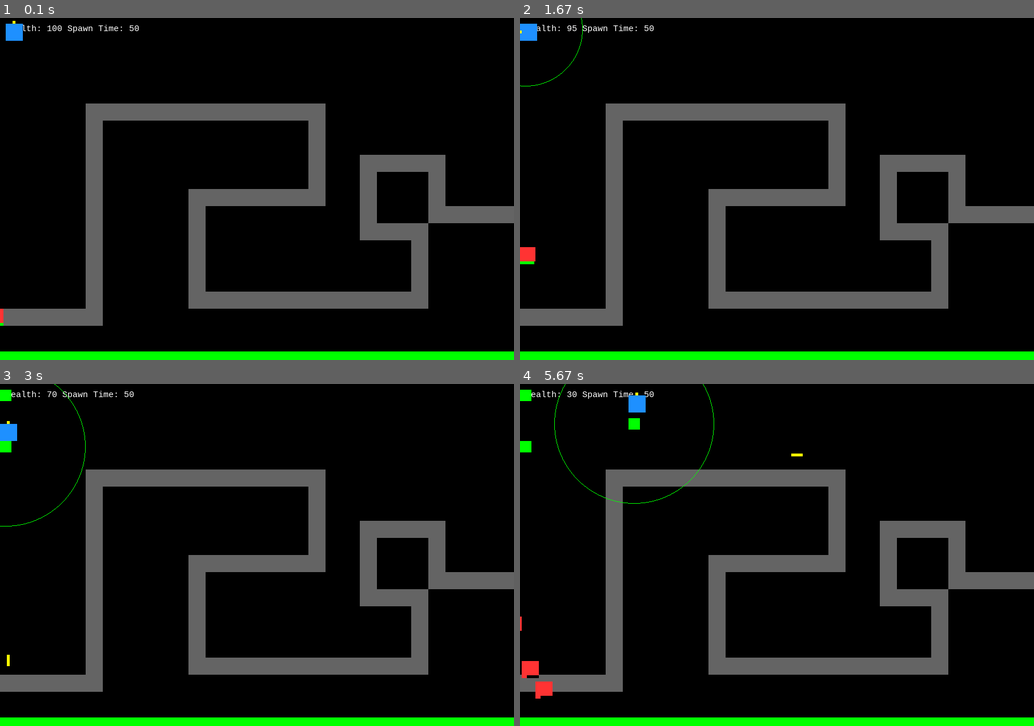
Above: before the commit, frames 1-4 (two rows, left to right).
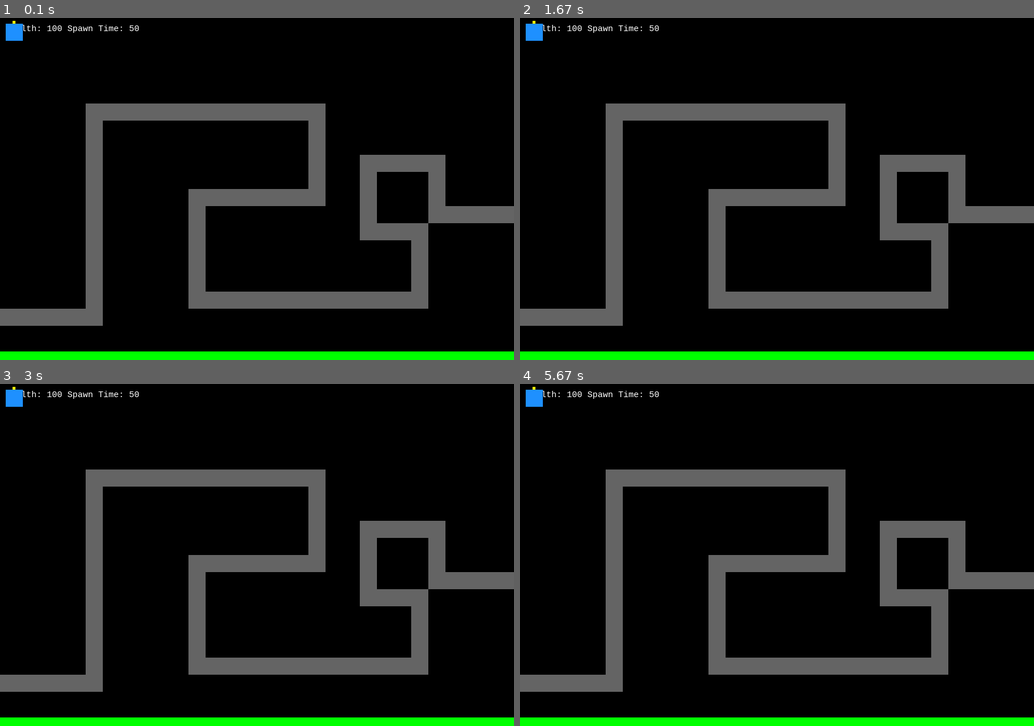
Above: after the commit, the same moments.

Repository: JasZhe/Tower-Defense
Game: pygame game, started from game.py
Same seed, same stepped clock (60 frames per second), same inputs: the game is played once before the commit and once after it.
Inputs:
- Up to frame 1 (0.1 s): no input
- Up to frame 2 (1.67 s): hold W 0.33-0.87 s; hold Left 0.33-0.87 s; tap T at 0.9 s; tap = at 1.23 s; hold Left from 1.57 s (still down); hold A from 1.57 s (still down); tap J at 1.63 s
- Up to frame 3 (3 s): tap J at 1.93, 2.2, 2.53, 2.83, 2.97 s; release Left at 2.1 s; release A at 2.1 s; hold Down 2.13-2.43 s; hold S 2.13-2.43 s; tap Space at 2.28 s; hold Left 2.47-2.87 s; hold A 2.47-2.87 s; tap T at 2.62 s; hold Up from 2.9 s (still down); hold W from 2.9 s (still down)
- Up to frame 4 (5.67 s): release Up at 3.27 s; release W at 3.27 s; hold Right 3.3-3.93 s; hold D 3.3-3.93 s; tap J at 3.37, 3.67, 4.03, 4.43, 4.73, 4.93, 5.23, 5.43 s; tap Space at 3.45, 5.02 s; hold Down 3.97-4.33 s; hold S 3.97-4.33 s; tap T at 4.12, 5.52 s; hold Left 4.37-4.83 s; hold A 4.37-4.83 s; hold Right 4.87-5.33 s; hold D 4.87-5.33 s; hold Up from 5.37 s (still down); hold W from 5.37 s (still down)

The runs differ from the first frame. In frame 1, less than 0.1% of the frame differs, in the area x 0-1%, y 85-90%; in frame 2, 0.5%; in frame 3, 0.7%; in frame 4, 1.1%, in the area x 0-55%, y 0-92%.

Commit message:
added HP bar object to enemies instead of manually drawing them; added debug mode that allows frame by frame cycling fixed some inheritance styling issues

Diff:
--- a/classes.py
+++ b/classes.py
@@ -248,7 +248,7 @@
                     return True
         return False
 
-    # checks if a rectangle in on a corner block
+    # checks if a rectangle is on a corner block
     def on_corner (self, rect, tolerance = 2):
         for corner in self.corners:
             if abs(self.to_pixel(corner)[0] - rect.topleft[0]) < tolerance and \
@@ -275,7 +275,7 @@
 
 class HP_Bar:
     def __init__(self, max_hp = 100, x = 0, y = 0, width = 200, height = 20,
-                colour_high = (0, 255, 0), colour_med = (255, 153, 51), colour_low = (255, 51, 51)):
+                colour_high = (0, 255, 0), colour_med = (255, 153, 51), colour_low = (255, 51, 51), colour_back = (0, 0, 0)):
         self.max_hp = max_hp
         self.hp = max_hp
         self.x = x
@@ -285,6 +285,7 @@
         self.colour_high = colour_high
         self.colour_med = colour_med
         self.colour_low = colour_low
+        self.colour_back = colour_back
 
     def increase_hp(self, value):
         self.hp = min(self.max_hp, self.hp + value)
@@ -314,8 +315,16 @@
     def replenish(self):
         self.set_hp(self.max_hp)
 
-    def draw(self, screen):
-        pygame.draw.rect(screen, (0, 0, 0), [self.x, self.y, self.width, self.height])
+    def draw(self, screen, alt_x = None, alt_y = None):
+        pos_x = self.x
+        pos_y = self.y
+        if alt_x and alt_y:
+            pos_x = alt_x
+            pos_y = alt_y
+
+        print("x:", pos_x)
+        if self.colour_back:
+            pygame.draw.rect(screen, self.colour_back, [pos_x, pos_y, self.width, self.height])
         if not self.is_empty():
             percent = self.percent_hp()
             colour = None
@@ -325,4 +334,5 @@
                 colour = self.colour_med
             else:
                 colour = self.colour_low
-            pygame.draw.rect(screen, colour, [self.x, self.y, int(self.width * percent), self.height])
+            pygame.draw.rect(screen, colour, [pos_x, pos_y, int(self.width * percent), self.height])
+            #print("DREW")
--- a/enemies.py
+++ b/enemies.py
@@ -2,6 +2,7 @@
 from functions import *
 from properties import *
 from bullets import *
+from classes import HP_Bar
 
 class Enemy(object):
         # Add health
@@ -12,8 +13,7 @@
             self.colour = colour
             self.screen_width = screen_width
             self.screen_height = screen_height
-            self.hp = hp
-            self.max_hp = max_hp
+            self.hp_bar = HP_Bar(max_hp, body.x, body.y - 5, body.width, 5)
 
 
         def update(self):
@@ -21,7 +21,7 @@
 
         # Return true if the enemy has left the screen or destroyed
         def check_destroy(self, percent_margin = 0.2):
-            if self.hp <= 0 \
+            if self.hp_bar.is_empty() \
             or self.body.top > self.screen_height * (1 + percent_margin) \
             or self.body.bottom < 0 - self.screen_height * percent_margin \
             or self.body.left > self.screen_width * (1 + percent_margin) \
@@ -31,7 +31,7 @@
                 return False
 
         def breach(self, percent_margin  = 0.2):
-            return self.hp > 0 and self.check_destroy(percent_margin)
+            return not self.hp_bar.is_empty() and self.check_destroy(percent_margin)
 
         # get_direction()
         # returns the direction that the enemy is going
@@ -69,36 +69,46 @@
 
             if type(bullet) is Heavy_Bullet:
                 if distance(bullet.body.center, self.body.center) <= explosion_radius:
-                    self.hp = max(self.hp - bullet.damage * \
-                                1 / (1 + distance(bullet.body.center, self.body.center) /explosion_radius),0)
+                    self.hp_bar.decrease_hp(bullet.damage * \
+                                1 / (1 + distance(bullet.body.center, self.body.center) /explosion_radius))
 
             else:
-                self.hp = max(self.hp - bullet.damage, 0)
+                self.hp_bar.decrease_hp(bullet.damage)
+
+        def draw(self, screen):
+            pygame.draw.rect(screen, self.colour, self.body)
+            print("BODY")
+            self.hp_bar.draw(screen, self.body.x, self.body.bottom - self.hp_bar.height)
+
+        def __str__(self):
+            return "===" + str(self.hp_bar.hp) + "==="
 
 
 class Shield_Enemy(Enemy):
 
-    def __init__(self, enemy, shield_hp = 100):
-            self.body = enemy.body
-            self.velocity = enemy.velocity # Tuple (v_x, v_y)
-            self.colour = enemy.colour
-            self.screen_width = enemy.screen_width
-            self.screen_height = enemy.screen_height
-            self.hp = enemy.hp
-            self.max_hp = enemy.max_hp
-            self.shield_hp = shield_hp
-            self.max_shield = shield_hp
+    def __init__(self, body, colour, velocity, screen_width, screen_height, hp, max_hp = 100, shield_hp = 100):
+        super().__init__(body, colour, velocity, screen_width, screen_height, hp, max_hp = 100)
+        self.shield_hp = shield_hp
+        self.max_shield = shield_hp
+        self.shield_bar = HP_Bar(shield_hp, body.x, body.y - 10, body.width, 5, WHITE, WHITE, WHITE, None)
 
     # Shield guys not affected by aoe damage
     # Shield takes double damage
     # Bring the shield below 0 does not affect regular hp
     def damage(self, bullet):
-        if self.shield_hp == 0:
-            super(Shield_Enemy, self).damage(bullet)
+        if self.shield_bar.is_empty():
+            super().damage(bullet)
         else:
             if type(bullet) is Heavy_Bullet:
                 if distance(bullet.body.center, self.body.center) <= 100:
-                        self.shield_hp = max(self.shield_hp - bullet.damage * \
-                                    1 / (1 + distance(bullet.body.center, self.body.center)/60), 0)
+                    self.shield_hp = max(self.shield_hp - bullet.damage * \
+                                1 / (1 + distance(bullet.body.center, self.body.center)/60), 0)
+                    self.shield_bar.decrease_hp(bullet.damage * \
+                                1 / (1 + distance(bullet.body.center, self.body.center)/60))
             else:
-                self.shield_hp = max(self.shield_hp - (2 * bullet.damage), 0)
+                self.shield_bar.decrease_hp(2 * bullet.damage)
+
+    def draw(self, screen):
+        print("SHIELD")
+        super().draw(screen)
+        self.shield_bar.draw(screen, self.body.x, self.body.bottom - self.hp_bar.height - self.shield_bar.height)
--- a/game.py
+++ b/game.py
@@ -56,6 +56,25 @@
 #       Circle is better * DONE
 
 #*************************************************************
+# DEBUG
+frame_by_frame = True
+# frame_increase (DEBUG)
+def frame_increase():
+    loop = True
+    while loop:
+        for event in pygame.event.get():
+            if event.type == pygame.KEYDOWN:
+                if event.key == pygame.K_1:
+                    loop = False
+                    break
+            if event.type == pygame.QUIT:
+                pygame.quit()
+                sys.exit()
+
+        pressed = pygame.key.get_pressed()
+        if pressed[pygame.K_2]:
+            loop = False
+
 pygame.init()
 
 # Map settings
@@ -107,6 +126,9 @@
     1, (255, 255, 255))
 screen.blit(label, (100, 100))
 
+
+enemy_list.append(Enemy(pygame.Rect((enemy_start[0] - enemy_size[0], enemy_start[1]), enemy_size), RED,
+                                (30, 0), WIDTH, HEIGHT, enemy_initial_hp, enemy_max_hp))
 # Main Gameloop
 while True:
     for event in pygame.event.get():
@@ -127,16 +149,17 @@
 
     # Every clock update the counter will increment by one, when spawn_time
     # ticks have passed an enemy will spawn.
-    if counter % spawn_time == 0:
-        rand = random.randint(0, 5)
-
-        if rand == 5:
-            enemy = Shield_Enemy(Enemy(pygame.Rect((enemy_start[0] - enemy_size[0], enemy_start[1]), enemy_size), ORANGE,
-                                enemy_speed, WIDTH, HEIGHT, enemy_initial_hp, enemy_max_hp))
-        else:
-            enemy = Enemy(pygame.Rect((enemy_start[0] - enemy_size[0], enemy_start[1]), enemy_size), RED,
-                                enemy_speed, WIDTH, HEIGHT, enemy_initial_hp, enemy_max_hp)
-        enemy_list.append(enemy)
+    # if counter % spawn_time == 0:
+    #     rand = random.randint(0, 5)
+    #     #rand = 5
+
+    #     if rand == 5:
+    #         enemy = Shield_Enemy(pygame.Rect((enemy_start[0] - enemy_size[0], enemy_start[1]), enemy_size), ORANGE,
+    #                             enemy_speed, WIDTH, HEIGHT, enemy_initial_hp, enemy_max_hp)
+    #     else:
+    #         enemy = Enemy(pygame.Rect((enemy_start[0] - enemy_size[0], enemy_start[1]), enemy_size), RED,
+    #                             enemy_speed, WIDTH, HEIGHT, enemy_initial_hp, enemy_max_hp)
+    #     enemy_list.append(enemy)
 
     pressed = pygame.key.get_pressed()
     if pressed[pygame.K_UP]:
@@ -318,6 +341,7 @@
             if enemy.check_hit(bullet):
                 enemy.damage(bullet)
                 bullet_list.remove(bullet)
+
         for bullet in tower_bullets:
             if enemy.check_hit(bullet):
                 # AOE weapon
@@ -342,47 +366,25 @@
             enemy_list.remove(enemy)
         elif enemy.check_destroy():
             enemy_list.remove(enemy)
+        # else:
+        #     corner_check = game_map.on_corner(enemy.body)
+        #     if corner_check:
+        #         enemy.turn(game_map.turn_direction(corner_check))
+        #     enemy.draw(screen)
+        #     enemy.update()
 
     # Draw enemy if still alive at the end of the frame
     for enemy in enemy_list:
-        corner_check = game_map.on_corner(enemy.body)
-        if corner_check:
-            enemy.turn(game_map.turn_direction(corner_check))
-        pygame.draw.rect(screen, enemy.colour, enemy.body)
-
-
-        # Enemy info
-        # screen.blit(myfont.render("HP: %d/%d" % (enemy.hp, enemy.max_hp),
-        #     1, (255, 255, 255)), enemy.body.bottomleft)
-
-        # HP Bar
-        color = BLACK
-        if enemy.hp > 0:
-            if enemy.hp > 50:
-                colour = GREEN
-            elif enemy.hp > 30:
-                colour = ORANGE
-            else:
-                colour = RED
-
-        if type(enemy) is Shield_Enemy:
-            pygame.draw.rect(screen, BLACK, [enemy.body.x, enemy.body.y + enemy.body.height - 5, enemy.body.width, 5])
-
-            pygame.draw.rect(screen, colour,
-                [enemy.body.x, enemy.body.y + enemy.body.height - 5, enemy.body.width * enemy.hp / enemy.max_hp, 5])
-
-            if enemy.shield_hp > 0:
-                #pygame.draw.rect(screen, BLACK, [enemy.body.x, enemy.body.y + enemy.body.height - 10, enemy.body.width, 5])
-                pygame.draw.rect(screen, WHITE,
-                    [enemy.body.x, enemy.body.y + enemy.body.height - 10, enemy.body.width * enemy.shield_hp / enemy.max_shield, 5])
-        else:
-            pygame.draw.rect(screen, BLACK, [enemy.body.x, enemy.body.y + enemy.body.height - 5, enemy.body.width, 5])
-            pygame.draw.rect(screen, colour,
-                [enemy.body.x, enemy.body.y + enemy.body.height - 5, enemy.body.width * enemy.hp / enemy.max_hp, 5])
-
+        # corner_check = game_map.on_corner(enemy.body)
+        # if corner_check:
+        #     enemy.turn(game_map.turn_direction(corner_check))
+
+        enemy.draw(screen)
         enemy.update()
 
     master_hp.draw(screen)
     pygame.display.update()
+    if frame_by_frame:
+        frame_increase()
     clock.tick(FRAME_RATE)
     counter = counter + 1
--- a/towers.py
+++ b/towers.py
@@ -77,7 +77,7 @@
     att_range = {GREEN : 140, CYAN : 160, BLUE : 180, DARK_BLUE : 200, YELLOW : 210, ORANGE : 220,
                 MAGENTA : 220, WHITE : 240}
 
-    reload_speed = 30
+    reload_time = 30
 
     shell_speed = 15
 
@@ -86,7 +86,7 @@
         self.max_range = self.att_range[self.type]
         self.damage = self.damage_levels[self.type]
         self.cost = self.cost_levels[self.type]
-        self.reload_speed = self.reload_speed
+        self.reload_time = self.reload_time
         self.shell_speed = self.shell_speed
         self.sound = pygame.mixer.Sound(file="sounds/rifle_gun.wav")
 
@@ -98,14 +98,14 @@
         self.body.inflate_ip(self.inflation[self.type])
 
     def canShoot(self):
-        if self.time % self.reload_speed == 0:
-            self.time = 0
-            return True
-        else:
-            return False
-
-    def dpm(self):
-        return self.damage / self.reload_speed
+        if self.time % self.reload_time == 0:
+            self.time = 0
+            return True
+        else:
+            return False
+
+    def dpm(self):
+        return self.damage / self.reload_time
 
     def shoot(self, enemy, HEIGHT, WIDTH):
         bullet = super(Rifle_Tower, self).shoot(enemy, HEIGHT, WIDTH)
@@ -123,10 +123,10 @@
     inflation = {GREEN : (0, 0), CYAN : (0, 0), BLUE : (10, 10), DARK_BLUE : (0, 0),
                 YELLOW : (5, 5), ORANGE : (0, 0), MAGENTA : (5, 5), WHITE : (5, 5)}
 
-    att_range = {GREEN : 240, CYAN : 260, BLUE : 280, DARK_BLUE : 300, YELLOW : 310, ORANGE : 320,
-                MAGENTA : 330, WHITE : 640}
-
-    reload_speed = 90
+    att_range = {GREEN : 220, CYAN : 240, BLUE : 260, DARK_BLUE : 280, YELLOW : 300, ORANGE : 330,
+                MAGENTA : 350, WHITE : 400}
+
+    reload_time = 90
 
     shell_speed = 30
 
@@ -135,7 +135,7 @@
         self.max_range = self.att_range[self.type]
         self.damage = self.damage_levels[self.type]
         self.cost = self.cost_levels[self.type]
-        self.reload_speed = self.reload_speed
+        self.reload_time = self.reload_time
         self.shell_speed = self.shell_speed
         self.sound = pygame.mixer.Sound(file="sounds/sniper_gun.wav")
 
@@ -147,14 +147,14 @@
         self.body.inflate_ip(self.inflation[self.type])
 
     def canShoot(self):
-        if self.time % self.reload_speed == 0:
-            self.time = 0
-            return True
-        else:
-            return False
-
-    def dpm(self):
-        return self.damage / self.reload_speed
+        if self.time % self.reload_time == 0:
+            self.time = 0
+            return True
+        else:
+            return False
+
+    def dpm(self):
+        return self.damage / self.reload_time
 
 
     def shoot(self, enemy, HEIGHT, WIDTH):
@@ -173,7 +173,7 @@
 
     att_range = {GREEN : 100, CYAN : 120, BLUE : 140, DARK_BLUE : 160, YELLOW : 180, ORANGE : 200, MAGENTA : 240, WHITE : 640}
 
-    reload_speed = 4
+    reload_time = 4
 
     shell_speed = 15
 
@@ -182,7 +182,7 @@
         self.max_range = self.att_range[self.type]
         self.damage = self.damage_levels[self.type]
         self.cost = self.cost_levels[self.type]
-        self.reload_speed = self.reload_speed
+        self.reload_time = self.reload_time
         self.shell_speed = self.shell_speed
         self.sound = pygame.mixer.Sound(file="sounds/machine_gun.wav")
 
@@ -194,14 +194,14 @@
         self.body.inflate_ip(self.inflation[self.type])
 
     def canShoot(self):
-        if self.time % self.reload_speed == 0:
-            self.time = 0
-            return True
-        else:
-            return False
-
-    def dpm(self):
-        return self.damage / self.reload_speed
+        if self.time % self.reload_time == 0:
+            self.time = 0
+            return True
+        else:
+            return False
+
+    def dpm(self):
+        return self.damage / self.reload_time
 
     def shoot(self, enemy, HEIGHT, WIDTH):
         bullet = super(MachineGun_Tower, self).shoot(enemy, HEIGHT, WIDTH)
@@ -227,7 +227,7 @@
     att_range = {GREEN : 240, CYAN : 260, BLUE : 280, DARK_BLUE : 300, YELLOW : 310, ORANGE : 320,
                 MAGENTA : 330, WHITE : 340}
 
-    reload_speed = 100
+    reload_time = 100
 
     shell_speed = 15
 
@@ -236,7 +236,7 @@
         self.max_range = self.att_range[self.type]
         self.damage = self.damage_levels[self.type]
         self.cost = self.cost_levels[self.type]
-        self.reload_speed = self.reload_speed
+        self.reload_time = self.reload_time
         self.shell_speed = self.shell_speed
         self.sound = pygame.mixer.Sound(file="sounds/heavy_gun.wav")
 
@@ -248,14 +248,14 @@
         self.body.inflate_ip(self.inflation[self.type])
 
     def canShoot(self):
-        if self.time % self.reload_speed == 0:
-            self.time = 0
-            return True
-        else:
-            return False
-
-    def dpm(self):
-        return self.damage / self.reload_speed
+        if self.time % self.reload_time == 0:
+            self.time = 0
+            return True
+        else:
+            return False
+
+    def dpm(self):
+        return self.damage / self.reload_time
 
 
     def shoot(self, enemy, HEIGHT, WIDTH):
